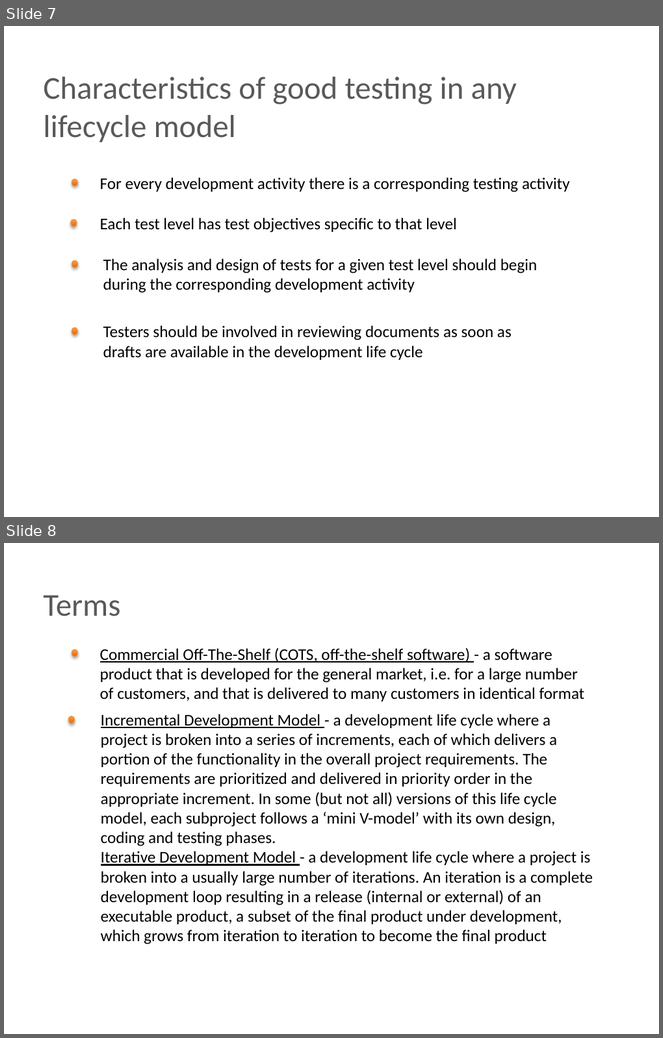
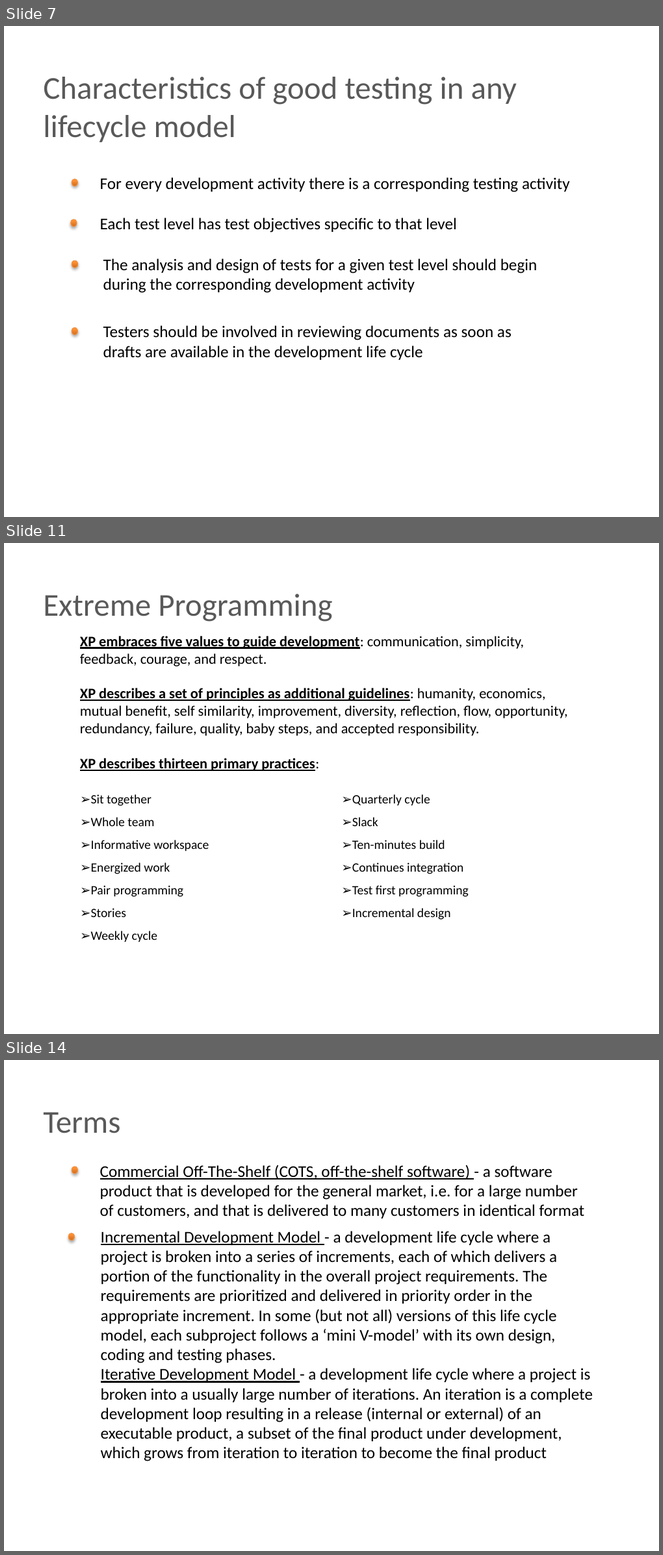
Before and after one commit to BigRacer/swtesting, a slide deck: inna/Занятие2/Занятие 2.pptx. Shown one above the other, each under a label of ours: slides 7 and 8 before the commit, slides 7, 11 and 14 after it; the slides between them are not shown. The pictures are 663x1038 and 663x1555 pixels, drawn with LibreOffice and Linux fonts; fonts in the diff are those of the drawing; background and template pictures are left out. Boxes give left, top, right and bottom in pixels: in the first picture for what was removed or moved away, otherwise in the second. Text is boxed around its words. In the diff, an @@ line names an element or a change of style, - is before the commit and + after.

```diff
--- a/inna/Занятие2/Занятие 2.pptx
+++ b/inna/Занятие2/Занятие 2.pptx
@@ slide 11 added at bbox=[4, 543, 659, 1034], background picture (left out) @@
@@ text added at bbox=[43, 594, 332, 622], 35 pt, text #595959 @@
+Extreme Programming
@@ text added at bbox=[80, 636, 568, 771], 16 pt, text #000000 @@
+XP embraces five values to guide development: communication, simplicity, feedback, courage, and respect.
+XP describes a set of principles as additional guidelines: humanity, economics, mutual benefit, self similarity, improvement, diversity, reflection, flow, opportunity, redundancy, failure, quality, baby steps, and accepted responsibility.
+XP describes thirteen primary practices:
@@ table added at bbox=[74, 789, 596, 948], 7 rows, 2 columns @@
+Sit together | Quarterly cycle
+Whole team | Slack
+Informative workspace | Ten-minutes build
+Energized work | Continues integration
+Pair programming | Test first programming
+Stories | Incremental design
+Weekly cycle | 
@@ what was slide 8 is now slide 14 @@
```
Also in this commit, not shown: 5 other slides added.
